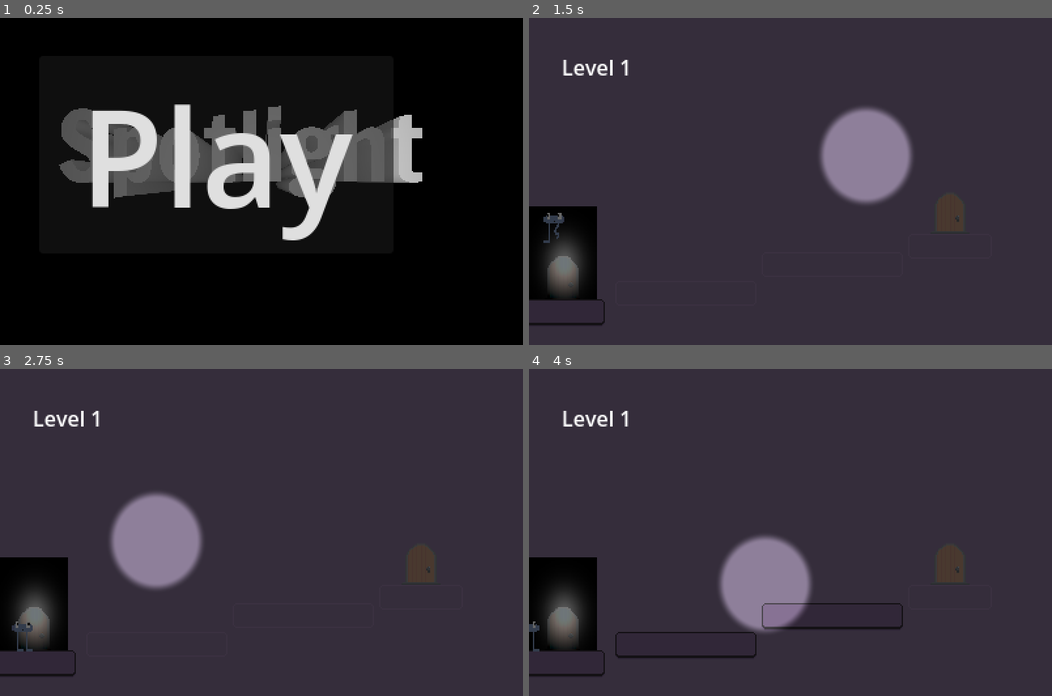
Above: before the commit, frames 1-4 (two rows, left to right).
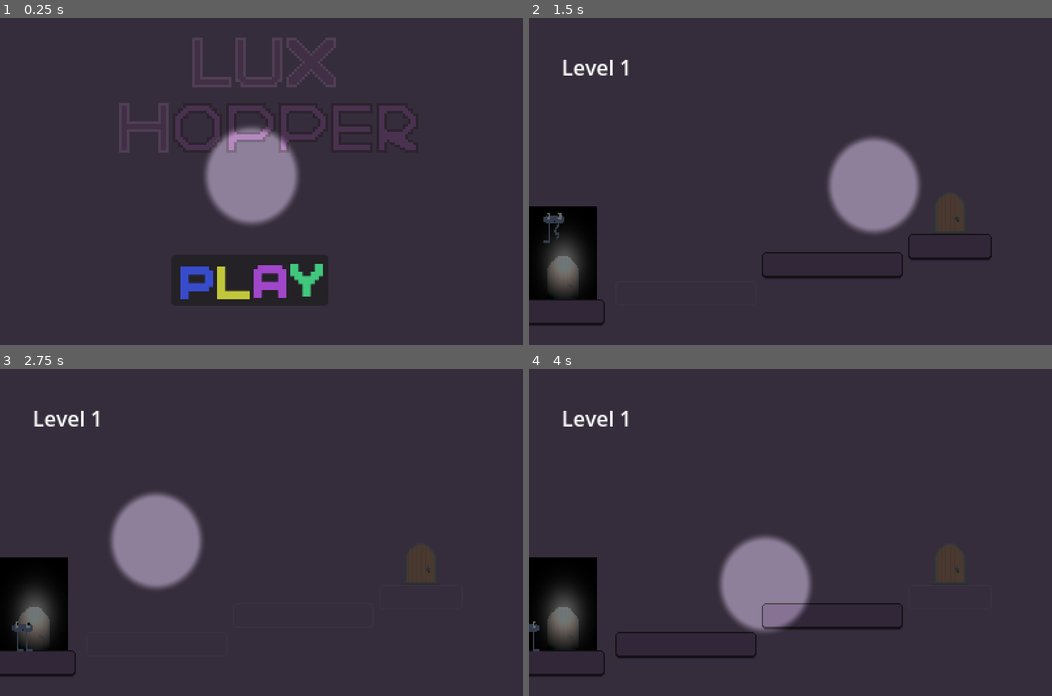
Above: after the commit, the same moments.

Repository: arrowira/dtj36
Game: Godot game, scene res://menu.tscn
Same seed, same stepped clock (60 frames per second), same inputs: the game is played once before the commit and once after it. This scene is started directly instead of the project's main scene.
Inputs (mouse positions are in pixels of both pictures, inside the frame that each line leads up to):
- Up to frame 1 (0.25 s): no input
- Up to frame 2 (1.5 s): click "Play" (after the commit: "[wave][rainbow] PLAY") at 0.5 s; move the mouse to (905, 165) at 1.27 s; hold Up (up) from 1.28 s (still down); tap A (lt) at 1.35 s
- Up to frame 3 (2.75 s): keep holding Up (up); tap D (rt) at 1.55, 2.1 s; move the mouse to (156, 548) at 2.02 s
- Up to frame 4 (4 s): move the mouse to (842, 460) at 2.77 s; release Up (up) at 2.78 s; tap Up (up) at 2.85 s; tap A (lt) at 3.05, 3.6 s; move the mouse to (764, 597) at 3.52 s; hold Up (up) from 3.53 s (still down); tap D (rt) at 3.8 s

The runs differ from the first frame. In frame 1, 99% of the frame differs, in the area x 0-100%, y 0-100%; in frame 2, 4.3%; in frame 3, less than 0.1%; in frame 4, nothing differs.

Commit message:
main menu

Diff:
--- /dev/null
+++ b/dtj-36-proj/level-components/letter.gd
@@ -0,0 +1,17 @@
+extends StaticBody2D
+
+@export var letter = 0
+
+var started = false
+func _ready() -> void:
+	$Sprite2D.frame = letter
+	started = true
+
+func _on_area_2d_area_entered(area: Area2D) -> void:
+	if started:
+		$Sprite2D.frame = letter+1
+		$AudioStreamPlayer.play()
+
+
+func _on_area_2d_area_exited(area: Area2D) -> void:
+	$Sprite2D.frame = letter
--- /dev/null
+++ b/dtj-36-proj/level-components/letter.tscn
@@ -0,0 +1,39 @@
+[gd_scene load_steps=6 format=3 uid="uid://d1y6d8om4h4c2"]
+
+[ext_resource type="Script" uid="uid://b8uqskivxm2ox" path="res://level-components/letter.gd" id="1_45ipy"]
+[ext_resource type="Texture2D" uid="uid://c7io525ho0oei" path="res://luxHopperLetters.png" id="2_j2xyu"]
+[ext_resource type="AudioStream" uid="uid://c8fxahteexcdy" path="res://blockPopSound.mp3" id="3_d0cql"]
+
+[sub_resource type="RectangleShape2D" id="RectangleShape2D_ig7tw"]
+size = Vector2(64, 76)
+
+[sub_resource type="RectangleShape2D" id="RectangleShape2D_edvyl"]
+size = Vector2(72, 92)
+
+[node name="platform" type="StaticBody2D"]
+scale = Vector2(0.5, 0.5)
+script = ExtResource("1_45ipy")
+
+[node name="Sprite2D" type="Sprite2D" parent="."]
+position = Vector2(0, 1.9073486e-06)
+scale = Vector2(0.2, 0.2)
+texture = ExtResource("2_j2xyu")
+hframes = 4
+vframes = 4
+
+[node name="Collision" type="CollisionShape2D" parent="."]
+position = Vector2(0, 2)
+shape = SubResource("RectangleShape2D_ig7tw")
+
+[node name="Area2D" type="Area2D" parent="."]
+position = Vector2(-252, -32)
+
+[node name="CollisionShape2D" type="CollisionShape2D" parent="Area2D"]
+position = Vector2(252, 36)
+shape = SubResource("RectangleShape2D_edvyl")
+
+[node name="AudioStreamPlayer" type="AudioStreamPlayer" parent="."]
+stream = ExtResource("3_d0cql")
+
+[connection signal="area_entered" from="Area2D" to="." method="_on_area_2d_area_entered"]
+[connection signal="area_exited" from="Area2D" to="." method="_on_area_2d_area_exited"]
--- a/dtj-36-proj/menu.gd
+++ b/dtj-36-proj/menu.gd
@@ -2,4 +2,5 @@
 
 
 func _on_play_pressed() -> void:
+	print("clicked")
 	get_tree().change_scene_to_file("res://main.tscn")
--- a/dtj-36-proj/menu.tscn
+++ b/dtj-36-proj/menu.tscn
@@ -1,33 +1,85 @@
-[gd_scene load_steps=4 format=3 uid="uid://dovv3ewcrswm1"]
+[gd_scene load_steps=5 format=3 uid="uid://brn7ed2cfo43q"]
 
-[ext_resource type="PackedScene" uid="uid://3cepej6oiubo" path="res://menu.glb" id="1_lti8b"]
 [ext_resource type="Script" uid="uid://lsdfsnrirkdi" path="res://menu.gd" id="1_ouk20"]
-
-[sub_resource type="Environment" id="Environment_ouk20"]
-background_mode = 1
+[ext_resource type="FontFile" uid="uid://edfjahup78ih" path="res://BoldPixels.ttf" id="2_ouk20"]
+[ext_resource type="PackedScene" uid="uid://v4ilviyh6btm" path="res://spot_light.tscn" id="3_mae5d"]
+[ext_resource type="PackedScene" uid="uid://d1y6d8om4h4c2" path="res://level-components/letter.tscn" id="4_4hy44"]
 
 [node name="Node3D" type="Node2D"]
 script = ExtResource("1_ouk20")
 
-[node name="title" parent="." instance=ExtResource("1_lti8b")]
-transform = Transform3D(1, 0, 0, 0, 1, 0, 0, 0, 1, -1.2738836, 0, -1.885824)
+[node name="platform" parent="." instance=ExtResource("4_4hy44")]
+position = Vector2(161, 33)
 
-[node name="Camera3D" type="Camera3D" parent="."]
-current = true
+[node name="platform2" parent="." instance=ExtResource("4_4hy44")]
+position = Vector2(200, 33)
+letter = 2
 
-[node name="WorldEnvironment" type="WorldEnvironment" parent="."]
-environment = SubResource("Environment_ouk20")
+[node name="platform3" parent="." instance=ExtResource("4_4hy44")]
+position = Vector2(239, 33)
+letter = 4
 
-[node name="OmniLight3D" type="OmniLight3D" parent="."]
+[node name="platform4" parent="." instance=ExtResource("4_4hy44")]
+position = Vector2(111, 83)
+letter = 6
+
+[node name="platform5" parent="." instance=ExtResource("4_4hy44")]
+position = Vector2(152, 83)
+letter = 8
+
+[node name="platform6" parent="." instance=ExtResource("4_4hy44")]
+position = Vector2(193, 83)
+letter = 10
+
+[node name="platform7" parent="." instance=ExtResource("4_4hy44")]
+position = Vector2(233, 83)
+letter = 10
+
+[node name="platform8" parent="." instance=ExtResource("4_4hy44")]
+position = Vector2(273, 83)
+letter = 12
+
+[node name="platform9" parent="." instance=ExtResource("4_4hy44")]
+position = Vector2(308, 83)
+letter = 14
+
+[node name="spotLight" parent="." instance=ExtResource("3_mae5d")]
+position = Vector2(171, 133)
+scale = Vector2(0.5, 0.5)
 
 [node name="CanvasLayer" type="CanvasLayer" parent="."]
 
 [node name="play" type="Button" parent="CanvasLayer"]
-offset_left = 30.0
-offset_top = 29.0
-offset_right = 301.0
-offset_bottom = 180.0
+offset_left = 131.0
+offset_top = 181.0
+offset_right = 251.0
+offset_bottom = 220.0
+theme_override_colors/font_color = Color(0.8745098, 0.8745098, 0.8745098, 0)
+theme_override_colors/font_focus_color = Color(0.9490196, 0.9490196, 0.9490196, 0)
+theme_override_colors/font_pressed_color = Color(1, 1, 1, 0)
+theme_override_colors/font_hover_color = Color(0.9490196, 0.9490196, 0.9490196, 0)
+theme_override_colors/font_hover_pressed_color = Color(1, 1, 1, 0)
+theme_override_colors/font_disabled_color = Color(0.8745098, 0.8745098, 0.8745098, 0)
+theme_override_colors/font_outline_color = Color(0.6, 0.6, 0.6, 0)
+theme_override_colors/icon_normal_color = Color(1, 1, 1, 0)
+theme_override_colors/icon_focus_color = Color(1, 1, 1, 0)
+theme_override_colors/icon_pressed_color = Color(1, 1, 1, 0)
+theme_override_colors/icon_hover_color = Color(1, 1, 1, 0)
+theme_override_colors/icon_hover_pressed_color = Color(1, 1, 1, 0)
 theme_override_font_sizes/font_size = 104
-text = "Play"
+
+[node name="RichTextLabel" type="RichTextLabel" parent="CanvasLayer/play"]
+z_index = 2
+layout_mode = 0
+offset_left = -18.0
+offset_top = -5.0
+offset_right = 149.0
+offset_bottom = 64.0
+mouse_filter = 2
+theme_override_fonts/normal_font = ExtResource("2_ouk20")
+theme_override_font_sizes/normal_font_size = 50
+bbcode_enabled = true
+text = "[wave][rainbow] PLAY"
+fit_content = true
 
 [connection signal="pressed" from="CanvasLayer/play" to="." method="_on_play_pressed"]
Binary file added: dtj-36-proj/BoldPixels.ttf
Not shown, added: dtj-36-proj/BoldPixels.ttf.import
Not shown, added: dtj-36-proj/level-components/letter.gd.uid
Binary file added: dtj-36-proj/luxHopperLetters.png
Not shown, added: dtj-36-proj/luxHopperLetters.png.import
